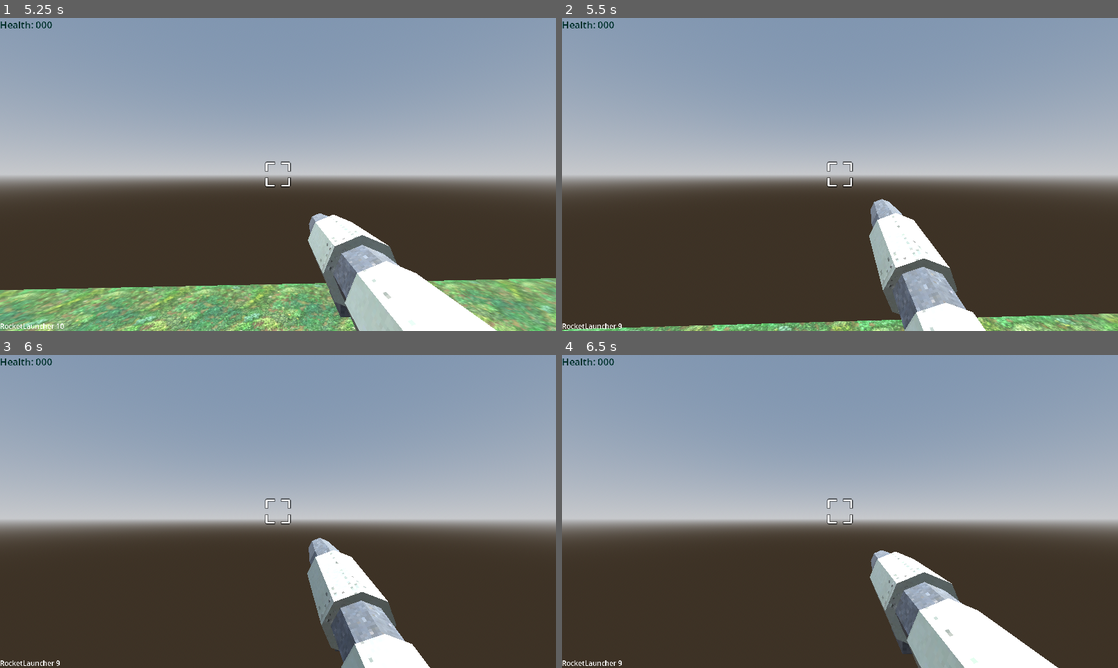
Above: before the commit, frames 1-4 (two rows, left to right).
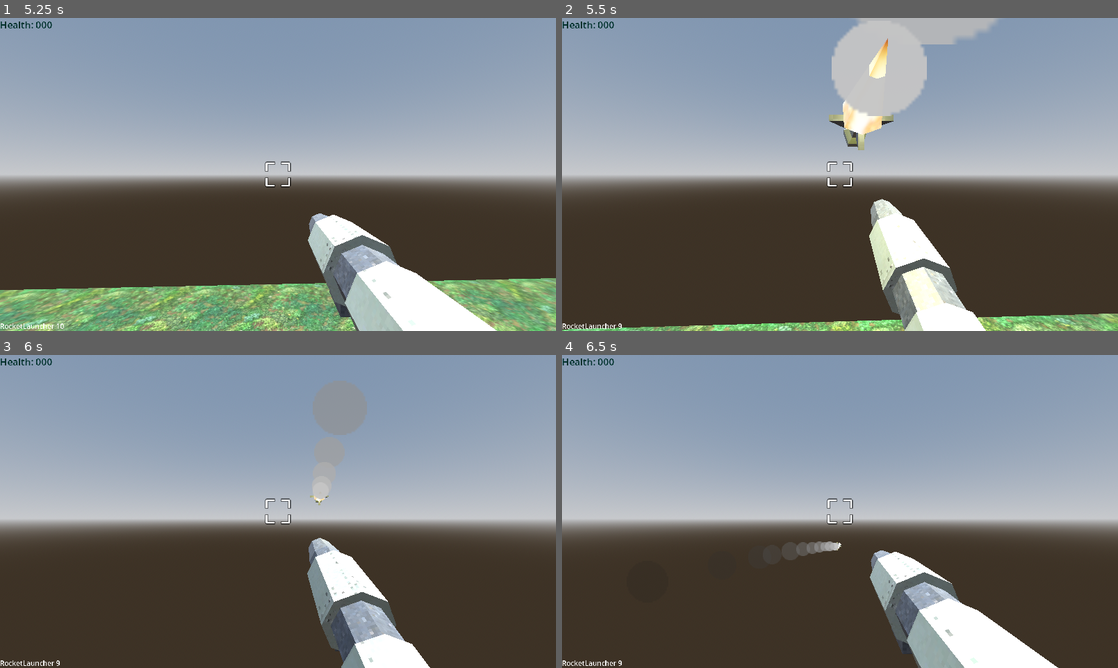
Above: after the commit, the same moments.

Repository: steelx/3d-train-fps
Game: Godot game, scene res://scenes/Level_1.tscn
Same seed, same stepped clock (60 frames per second), same inputs: the game is played once before the commit and once after it.
Inputs (mouse positions are in pixels of both pictures, inside the frame that each line leads up to):
- Up to frame 1 (5.25 s): tap Enter at 0.5 s; move the mouse to (305, 174) at 0.52 s; hold W (move_forward) from 0.53 s (still down); click (305, 174) at 0.6 s; tap Space (jump) at 0.77, 1.52, 3.02, 3.77, 4.52 s; move the mouse to (250, 174) at 1.27 s; click (250, 174) at 1.35 s; move the mouse to (289, 168) at 2.02 s; tap 0 at 2.1 s; click (289, 168) at 2.3 s; move the mouse to (272, 180) at 2.77 s; tap 1 at 2.85 s; click (272, 180) at 3.05 s; move the mouse to (316, 177) at 3.52 s; tap 2 at 3.6 s; click (316, 177) at 3.8 s; right-click (316, 177) at 4.15 s; move the mouse to (233, 171) at 4.27 s; tap 3 at 4.35 s; click (233, 171) at 4.55 s; move the mouse to (283, 174) at 5.02 s; tap 4 at 5.1 s
- Up to frame 2 (5.5 s): keep holding W (move_forward); click (845, 174) at 5.3 s
- Up to frame 3 (6 s): move the mouse to (255, 505) at 5.77 s; release W (move_forward) at 5.78 s; hold D (move_right) from 5.78 s (still down); click (255, 505) at 5.85 s
- Up to frame 4 (6.5 s): keep holding D (move_right); tap Space (jump) at 6.02 s

Frame 1 is identical in both runs. In frame 2, 8.5% of the frame differs, in the area x 37-79%, y 0-100%; in frame 3, 0.1%; in frame 4, 0.4%.

Commit message:
feat: added sound sfx

Diff:
--- /dev/null
+++ b/default_bus_layout.tres
@@ -0,0 +1,15 @@
+[gd_resource type="AudioBusLayout" format=3 uid="uid://cv4kjxphvhhte"]
+
+[resource]
+bus/1/name = &"SFX"
+bus/1/solo = false
+bus/1/mute = false
+bus/1/bypass_fx = false
+bus/1/volume_db = 0.0
+bus/1/send = &"Master"
+bus/2/name = &"player_sfx"
+bus/2/solo = false
+bus/2/mute = false
+bus/2/bypass_fx = false
+bus/2/volume_db = -3.32444
+bus/2/send = &"Master"
--- a/scenes/Level_1.tscn
+++ b/scenes/Level_1.tscn
@@ -71,7 +71,7 @@
 attack_animation_speed = 2.0
 
 [node name="ReptileMonster" parent="." instance=ExtResource("3_ipx8n")]
-transform = Transform3D(0.123168, 0, 0.992386, 0, 1, 0, -0.992386, 0, 0.123168, -7.54775, 1.84889, -18.9911)
+transform = Transform3D(0.123168, 0, 0.992386, 0, 1, 0, -0.992386, 0, 0.123168, -11.3361, 4.6769, -23.6911)
 
 [node name="NavigationRegion3D" type="NavigationRegion3D" parent="."]
 navigation_mesh = SubResource("NavigationMesh_d4aml")
--- a/scenes/components/WeaponManager.tscn
+++ b/scenes/components/WeaponManager.tscn
@@ -9,13 +9,15 @@
 [ext_resource type="PackedScene" uid="uid://cp0r2j35f78js" path="res://scenes/effects/HitScanBulletEmitter.tscn" id="5_dl15m"]
 [ext_resource type="PackedScene" uid="uid://bg2tkmjk016dq" path="res://resources/weapons/rocketlauncher.glb" id="5_dukq6"]
 [ext_resource type="Texture2D" uid="uid://cmftrwi4n47wn" path="res://resources/weapons/crosshairs/crosshair001.png" id="5_mgsjh"]
+[ext_resource type="AudioStream" uid="uid://dc6pbhjate4lb" path="res://sounds/weapons/machinegun.wav" id="6_aj2ax"]
 [ext_resource type="PackedScene" uid="uid://c82gloipj7xqo" path="res://scenes/effects/MuzzleFlash.tscn" id="6_vjvj2"]
 [ext_resource type="Texture2D" uid="uid://o1pm0rpk2nkt" path="res://resources/weapons/crosshairs/crosshair065.png" id="9_0v8co"]
 [ext_resource type="Texture2D" uid="uid://cmgnchq8d8af8" path="res://resources/weapons/crosshairs/crosshair066.png" id="11_i60v5"]
 [ext_resource type="PackedScene" uid="uid://c1qymybub6q0r" path="res://scenes/components/weapons/ProjectileSpawner.tscn" id="13_svxm3"]
+[ext_resource type="PackedScene" uid="uid://c6ish8bm20e1n" path="res://scenes/components/weapons/RocketProjectile.tscn" id="14_5twyv"]
 [ext_resource type="Texture2D" uid="uid://d1yqmw4hkjcgc" path="res://resources/weapons/crosshairs/crosshair026.png" id="14_edej1"]
-[ext_resource type="PackedScene" uid="uid://bga8nymr25n3k" path="res://scenes/components/weapons/FireballProjectile.tscn" id="14_xwsbe"]
 [ext_resource type="Script" path="res://scenes/components/WeaponLabel.gd" id="15_ejioc"]
+[ext_resource type="AudioStream" uid="uid://dyx8tupsqtk61" path="res://sounds/weapons/fireRocket.wav" id="17_reic3"]
 
 [sub_resource type="Animation" id="Animation_lpjc4"]
 length = 0.001
@@ -457,12 +459,18 @@
 grow_vertical = 2
 texture = ExtResource("5_mgsjh")
 
+[node name="AudioFire" type="AudioStreamPlayer3D" parent="Weapons/Machete"]
+bus = &"player_sfx"
+
 [node name="MachineGun" type="Node3D" parent="Weapons"]
-visible = false
 script = ExtResource("3_wcgjg")
 automatic = true
 ammo = 150
 attack_rate = 0.1
+
+[node name="AudioFire" type="AudioStreamPlayer3D" parent="Weapons/MachineGun"]
+stream = ExtResource("6_aj2ax")
+bus = &"player_sfx"
 
 [node name="Model" parent="Weapons/MachineGun" instance=ExtResource("3_v72q0")]
 transform = Transform3D(0.5, 0, 0, 0, 0.5, 0, 0, 0, 0.5, 0, 0, 0)
@@ -546,6 +554,10 @@
 grow_vertical = 2
 texture = ExtResource("11_i60v5")
 
+[node name="AudioFire" type="AudioStreamPlayer3D" parent="Weapons/Shotgun"]
+stream = ExtResource("6_aj2ax")
+bus = &"player_sfx"
+
 [node name="RocketLauncher" type="Node3D" parent="Weapons"]
 visible = false
 script = ExtResource("3_wcgjg")
@@ -565,7 +577,7 @@
 transform = Transform3D(1, 0, 0, 0, 1, 0, 0, 0, 1, 0, 0.294044, -2.10365)
 
 [node name="ProjectileSpawner" parent="Weapons/RocketLauncher/BulletEmitters" instance=ExtResource("13_svxm3")]
-projectile = ExtResource("14_xwsbe")
+projectile = ExtResource("14_5twyv")
 
 [node name="MuzzleFlash" parent="Weapons/RocketLauncher" instance=ExtResource("6_vjvj2")]
 transform = Transform3D(1, 0, 0, 0, 1, 0, 0, 0, 1, 0, -0.0355501, -2.098)
@@ -586,6 +598,10 @@
 grow_vertical = 2
 texture = ExtResource("14_edej1")
 
+[node name="AudioFire" type="AudioStreamPlayer3D" parent="Weapons/RocketLauncher"]
+stream = ExtResource("17_reic3")
+bus = &"player_sfx"
+
 [node name="CanvasLayer" type="CanvasLayer" parent="."]
 
 [node name="WeaponLabel" type="Label" parent="CanvasLayer"]
--- a/scenes/components/weapons/FireballProjectile.gd
+++ b/scenes/components/weapons/FireballProjectile.gd
@@ -35,3 +35,7 @@
 func set_bodies_to_exclude(bodies: Array) -> void:
 	for body in bodies:
 		add_collision_exception_with(body)
+
+
+func _on_show_timer_timeout() -> void:
+	$AudioFire.play()
--- a/scenes/components/weapons/FireballProjectile.tscn
+++ b/scenes/components/weapons/FireballProjectile.tscn
@@ -1,8 +1,9 @@
-[gd_scene load_steps=15 format=3 uid="uid://bga8nymr25n3k"]
+[gd_scene load_steps=16 format=3 uid="uid://bga8nymr25n3k"]
 
 [ext_resource type="Script" path="res://scenes/components/weapons/FireballProjectile.gd" id="1_tfask"]
 [ext_resource type="Texture2D" uid="uid://dbbgrfpx4ljt6" path="res://resources/weapons/fire_spritesheet.png" id="2_ub88m"]
 [ext_resource type="Texture2D" uid="uid://caywkikfqp875" path="res://resources/effects/circle32.png" id="3_qb8l6"]
+[ext_resource type="AudioStream" uid="uid://bbteefyqry8hp" path="res://sounds/weapons/fireball.wav" id="4_6cnks"]
 
 [sub_resource type="SphereShape3D" id="SphereShape3D_43qc6"]
 radius = 0.3
@@ -131,5 +132,10 @@
 process_material = SubResource("ParticleProcessMaterial_o1v2x")
 draw_pass_1 = SubResource("QuadMesh_wnoxh")
 
+[node name="AudioFire" type="AudioStreamPlayer3D" parent="."]
+stream = ExtResource("4_6cnks")
+bus = &"SFX"
+
 [connection signal="timeout" from="DestroyAfterHitTimer" to="." method="explode"]
 [connection signal="timeout" from="ShowTimer" to="." method="show"]
+[connection signal="timeout" from="ShowTimer" to="." method="_on_show_timer_timeout"]
--- a/scenes/components/weapons/RocketProjectile.gd
+++ b/scenes/components/weapons/RocketProjectile.gd
@@ -36,3 +36,7 @@
 func set_bodies_to_exclude(bodies: Array) -> void:
 	for body in bodies:
 		add_collision_exception_with(body)
+
+
+func _on_show_timer_timeout() -> void:
+	$AudioFire.play()
--- a/scenes/components/weapons/RocketProjectile.tscn
+++ b/scenes/components/weapons/RocketProjectile.tscn
@@ -1,9 +1,10 @@
-[gd_scene load_steps=11 format=3 uid="uid://c6ish8bm20e1n"]
+[gd_scene load_steps=12 format=3 uid="uid://c6ish8bm20e1n"]
 
 [ext_resource type="Script" path="res://scenes/components/weapons/RocketProjectile.gd" id="1_4fmwe"]
 [ext_resource type="PackedScene" uid="uid://bvqub2gvffih3" path="res://resources/weapons/rocket.glb" id="2_awaut"]
 [ext_resource type="PackedScene" uid="uid://sd0usn70m285" path="res://resources/weapons/muzzleflash3.glb" id="3_wf7tk"]
 [ext_resource type="Texture2D" uid="uid://caywkikfqp875" path="res://resources/effects/circle32.png" id="4_sp0xv"]
+[ext_resource type="AudioStream" uid="uid://dyx8tupsqtk61" path="res://sounds/weapons/fireRocket.wav" id="5_4bup7"]
 
 [sub_resource type="CapsuleShape3D" id="CapsuleShape3D_hnq47"]
 radius = 0.3
@@ -75,5 +76,10 @@
 transform = Transform3D(1, 0, 0, 0, 1, 0, 0, 0, 1, 0, 0, 0.147541)
 light_color = Color(1, 1, 0.647059, 1)
 
+[node name="AudioFire" type="AudioStreamPlayer3D" parent="."]
+stream = ExtResource("5_4bup7")
+bus = &"player_sfx"
+
 [connection signal="timeout" from="ExplodeTimer" to="." method="explode"]
 [connection signal="timeout" from="ShowTimer" to="." method="show"]
+[connection signal="timeout" from="ShowTimer" to="." method="_on_show_timer_timeout"]
--- a/scenes/components/weapons/Weapon.gd
+++ b/scenes/components/weapons/Weapon.gd
@@ -5,6 +5,7 @@
 @onready var bullet_emitters_marker: Marker3D = $BulletEmitters
 @onready var bullet_emitters: Array = $BulletEmitters.get_children()
 @onready var crosshair := $Crosshair
+@onready var audio_fire := $AudioFire
 
 @export var automatic := false
 @export var damage := 10
@@ -61,6 +62,7 @@
 
 	if ammo > 0:
 		ammo -= 1
+		audio_fire.play()
 
 	var marker_transform := bullet_emitters_marker.global_transform
 	bullet_emitters_marker.global_transform = fire_point.global_transform
--- a/scenes/effects/Explosion.gd
+++ b/scenes/effects/Explosion.gd
@@ -7,6 +7,7 @@
 
 
 func explode() -> void:
+	$AudioFire.play()
 	partcle1.emitting = true
 	partcle2.emitting = true
 	var query := PhysicsShapeQueryParameters3D.new()
--- a/scenes/effects/Explosion.tscn
+++ b/scenes/effects/Explosion.tscn
@@ -1,7 +1,8 @@
-[gd_scene load_steps=10 format=3 uid="uid://bi0maqw4hdffa"]
+[gd_scene load_steps=11 format=3 uid="uid://bi0maqw4hdffa"]
 
 [ext_resource type="Script" path="res://scenes/effects/Explosion.gd" id="1_iw65g"]
 [ext_resource type="Texture2D" uid="uid://caywkikfqp875" path="res://resources/effects/circle32.png" id="1_pp4lp"]
+[ext_resource type="AudioStream" uid="uid://dijvv0i7gw71u" path="res://sounds/weapons/rocketExplode.wav" id="3_rp34k"]
 
 [sub_resource type="SphereShape3D" id="SphereShape3D_ds2h5"]
 radius = 3.0
@@ -82,4 +83,8 @@
 one_shot = true
 autostart = true
 
+[node name="AudioFire" type="AudioStreamPlayer3D" parent="."]
+stream = ExtResource("3_rp34k")
+bus = &"player_sfx"
+
 [connection signal="timeout" from="Timer" to="." method="queue_free"]
--- a/scenes/enemies/RangedEnemy.gd
+++ b/scenes/enemies/RangedEnemy.gd
@@ -12,6 +12,9 @@
 @onready var player: Player = get_tree().get_first_node_in_group("player")
 @onready var character_mover: CharacterMover = $CharacterMover
 @onready var nav: NavigationAgent3D = $NavigationAgent3D
+
+# Sounds
+@onready var dead_sound := $AudioEnemyKill
 
 # Sight/View variables
 @export var sight_angle: float = 45.0
@@ -151,6 +154,7 @@
 func process_state_dead(_delta: float) -> void:
 	if enemy_free_timer.time_left > 0:
 		return
+	dead_sound.play()
 	character_mover.freeze()
 	enemy_free_timer.set_wait_time(5)
 	enemy_free_timer.one_shot = true
--- a/scenes/enemies/ReptileMonster.tscn
+++ b/scenes/enemies/ReptileMonster.tscn
@@ -8,6 +8,7 @@
 [ext_resource type="Script" path="res://scenes/components/AimAtObject.gd" id="6_lvdju"]
 [ext_resource type="PackedScene" uid="uid://c1qymybub6q0r" path="res://scenes/components/weapons/ProjectileSpawner.tscn" id="7_88ngs"]
 [ext_resource type="PackedScene" uid="uid://bga8nymr25n3k" path="res://scenes/components/weapons/FireballProjectile.tscn" id="8_m7q8k"]
+[ext_resource type="AudioStream" uid="uid://brmi2w33obwuo" path="res://sounds/weapons/enemyKill.wav" id="9_grwoa"]
 
 [sub_resource type="CapsuleShape3D" id="CapsuleShape3D_p5wqa"]
 radius = 0.25
@@ -208,4 +209,9 @@
 
 [node name="NavigationAgent3D" type="NavigationAgent3D" parent="."]
 
+[node name="AudioEnemyKill" type="AudioStreamPlayer3D" parent="."]
+stream = ExtResource("9_grwoa")
+max_distance = 40.0
+bus = &"SFX"
+
 [editable path="Model"]
--- a/scenes/enemies/melee/DemogorgonEnemy.tscn
+++ b/scenes/enemies/melee/DemogorgonEnemy.tscn
@@ -7,6 +7,7 @@
 [ext_resource type="Script" path="res://scenes/enemies/CharacterMover.gd" id="5_5m2ir"]
 [ext_resource type="Script" path="res://scenes/components/AimAtObject.gd" id="6_njw0l"]
 [ext_resource type="PackedScene" uid="uid://cldf3m78csky6" path="res://scenes/components/weapons/MeleeDamagePoint.tscn" id="7_b44sx"]
+[ext_resource type="AudioStream" uid="uid://brmi2w33obwuo" path="res://sounds/weapons/enemyKill.wav" id="8_ot4wk"]
 
 [sub_resource type="CapsuleShape3D" id="CapsuleShape3D_m053w"]
 radius = 0.3
@@ -222,4 +223,9 @@
 [node name="MeleeDamagePoint" parent="AimAtObject" instance=ExtResource("7_b44sx")]
 transform = Transform3D(1, 0, 0, 0, 1, 0, 0, 0, 1, 0, 0, 0.354)
 
+[node name="AudioEnemyKill" type="AudioStreamPlayer3D" parent="."]
+stream = ExtResource("8_ot4wk")
+max_distance = 40.0
+bus = &"SFX"
+
 [editable path="Model"]
--- a/scenes/enemies/melee/MonsterEnemy.gd
+++ b/scenes/enemies/melee/MonsterEnemy.gd
@@ -12,6 +12,7 @@
 @onready var player: Player = get_tree().get_first_node_in_group("player")
 @onready var character_mover: CharacterMover = $CharacterMover
 @onready var nav: NavigationAgent3D = $NavigationAgent3D
+@onready var enemy_kill_sound := $AudioEnemyKill
 
 # Sight/View variables
 @export var sight_angle: float = 45.0
@@ -164,6 +165,7 @@
 func process_state_dead(_delta: float) -> void:
 	if enemy_free_timer.time_left > 0:
 		return
+	enemy_kill_sound.play()
 	character_mover.freeze()
 	enemy_free_timer.set_wait_time(5)
 	enemy_free_timer.one_shot = true
Not shown: 1 places in scenes/components/WeaponManager.tscn that only renumber resources
Not shown: 1 places in scenes/enemies/ReptileMonster.tscn that only renumber resources
Not shown: 1 places in scenes/enemies/melee/DemogorgonEnemy.tscn that only renumber resources
Not shown, added: sounds/weapons/enemyKill.wav.import
Not shown, added: sounds/weapons/fireRocket.wav.import
Not shown, added: sounds/weapons/fireball.wav.import
Not shown, added: sounds/weapons/machinegun.wav.import
Not shown, added: sounds/weapons/rocketExplode.wav.import
Not shown, added: sounds/weapons/enemyKill.wav
Not shown, added: sounds/weapons/fireRocket.wav
Not shown, added: sounds/weapons/fireball.wav
Not shown, added: sounds/weapons/machinegun.wav
(and 1 more such lines)
